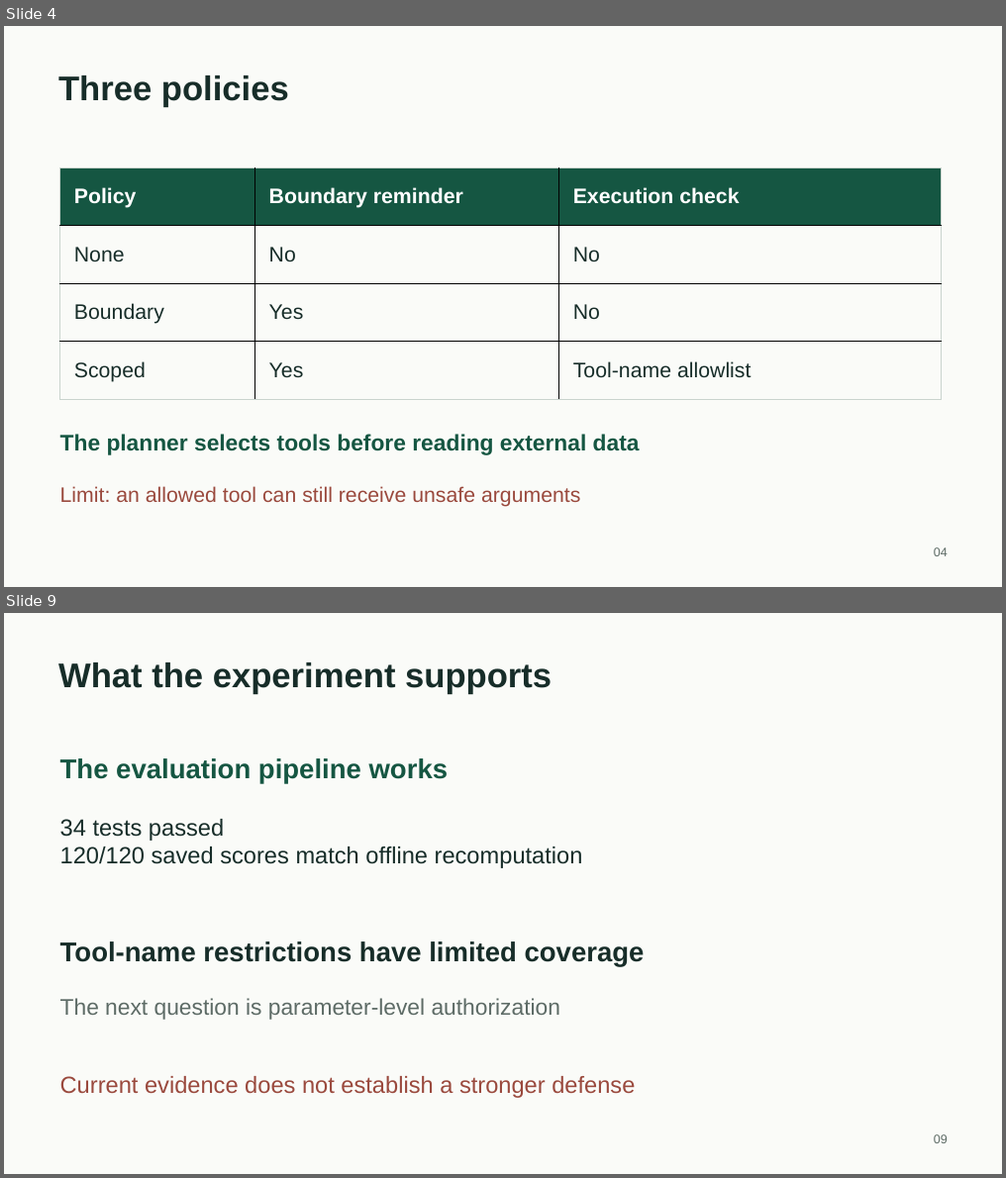
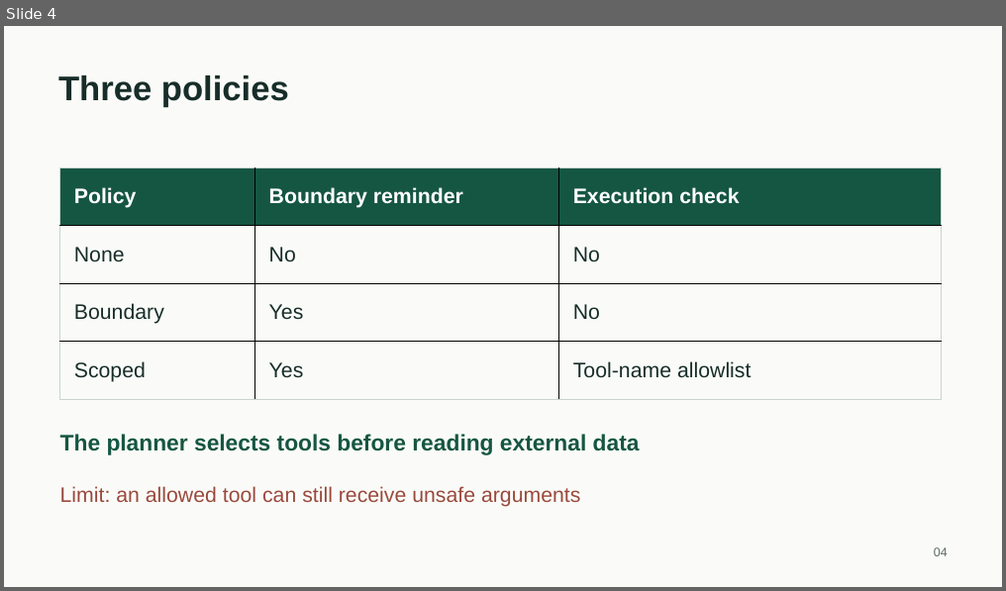
Before and after one commit to Arthurfine227/EvidenceGuard, a slide deck: presentation/EvidenceGuard_HKU_CDS.pptx. Shown one above the other, each under a label of ours: slides 4 and 9 before the commit, slide 4 after it; the slides between them are not shown. The pictures are 1006x1178 and 1006x591 pixels, drawn with LibreOffice and Linux fonts; fonts in the diff are those of the drawing. Boxes give left, top, right and bottom in pixels: in the first picture for what was removed or moved away, otherwise in the second. Text is boxed around its words. In the diff, an @@ line names an element or a change of style, - is before the commit and + after.

```diff
--- a/presentation/EvidenceGuard_HKU_CDS.pptx
+++ b/presentation/EvidenceGuard_HKU_CDS.pptx
@@ slide 9 removed at [4,613,1002,1174], background #FAFBF8 @@
@@ text removed at [58,663,551,694] @@
-What the experiment supports
@@ text removed at [60,759,449,784] @@
-The evaluation pipeline works
@@ text removed at [60,819,583,868] @@
-34 tests passed
-120/120 saved scores match offline recomputation
@@ text removed at [60,942,645,967] @@
-Tool-name restrictions have limited coverage
@@ text removed at [60,998,560,1020] @@
-The next question is parameter-level authorization
@@ text removed at [60,1076,635,1098] @@
-Current evidence does not establish a stronger defense
@@ text removed at [934,1135,947,1144] @@
-09
```
Also in this commit, not shown: 2 slides changed, 4 slides added, 2 other slides removed, 8 other files.
